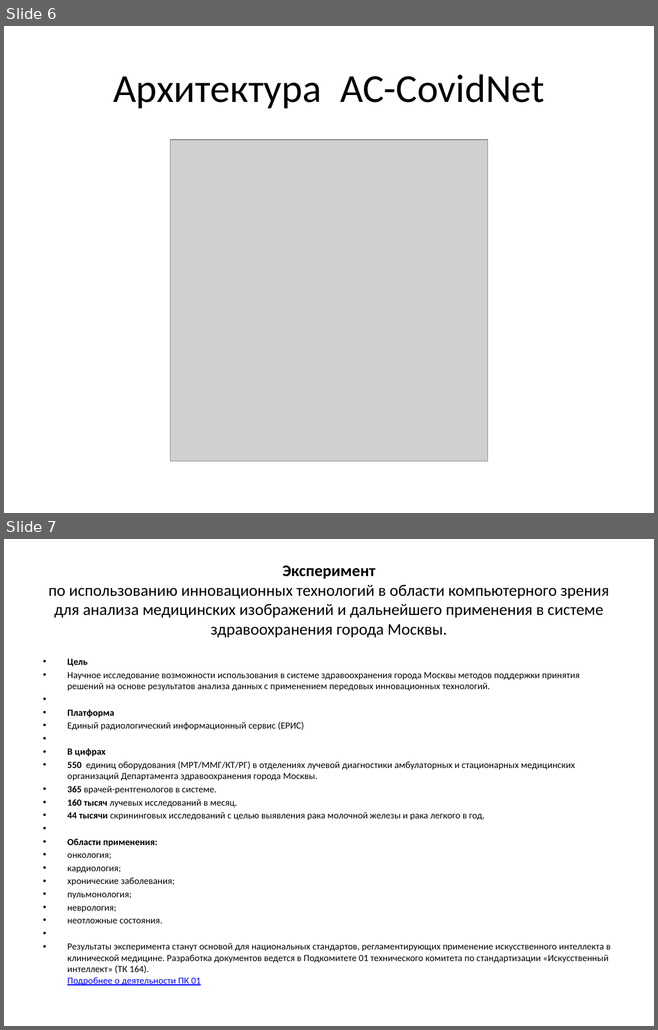
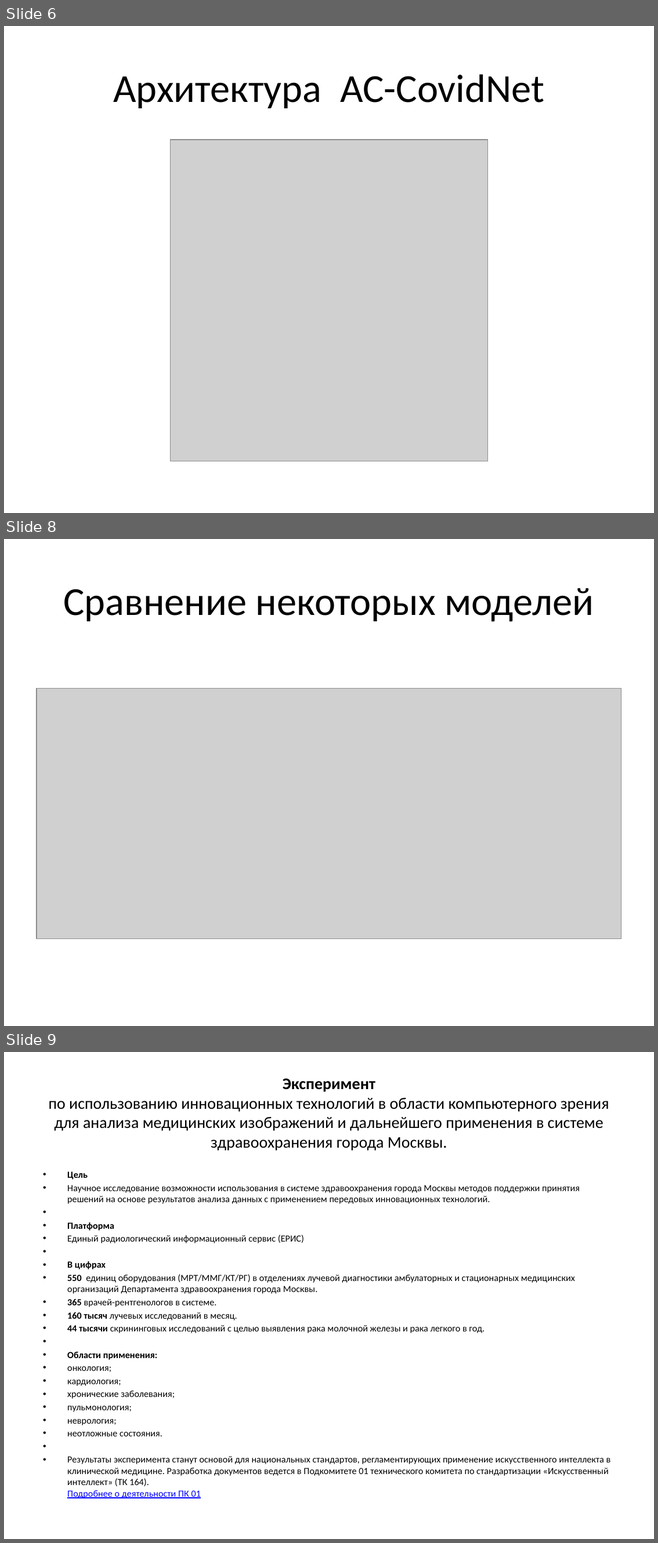
Before and after one commit to koshkit/VKR, a slide deck: slides.pptx. Shown one above the other, each under a label of ours: slides 6 and 7 before the commit, slides 6, 8 and 9 after it; the slides between them are not shown. The pictures are 658x1030 and 658x1543 pixels, drawn with LibreOffice and Linux fonts; fonts in the diff are those of the drawing; grey boxes stand for pictures. Boxes give left, top, right and bottom in pixels: in the first picture for what was removed or moved away, otherwise in the second. Text is boxed around its words. In the diff, an @@ line names an element or a change of style, - is before the commit and + after.

```diff
--- a/slides.pptx
+++ b/slides.pptx
@@ slide 8 added at (4, 539, 654, 1026), background #FFFFFF @@
@@ title added at (63, 588, 593, 622), 44 pt, text #000000 @@
+Сравнение некоторых моделей
@@ picture added at (36, 689, 621, 939) @@
@@ what was slide 7 is now slide 9 @@
```
Also in this commit, not shown: 2 other slides added, 2 other files.
